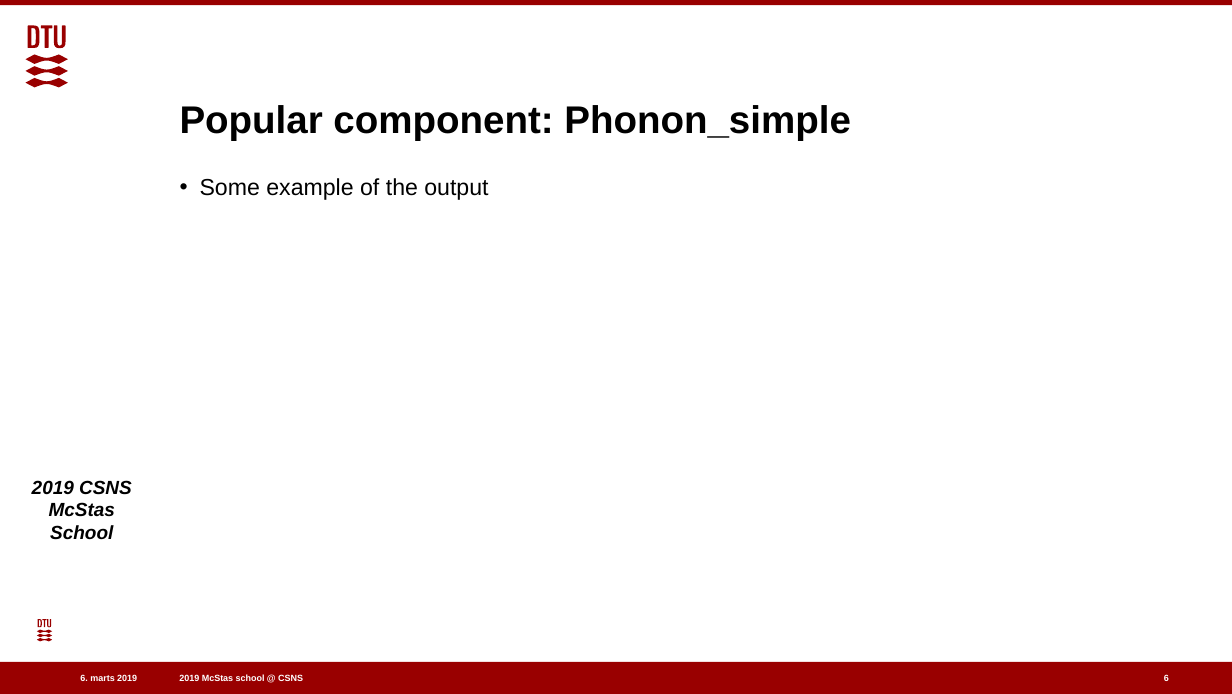
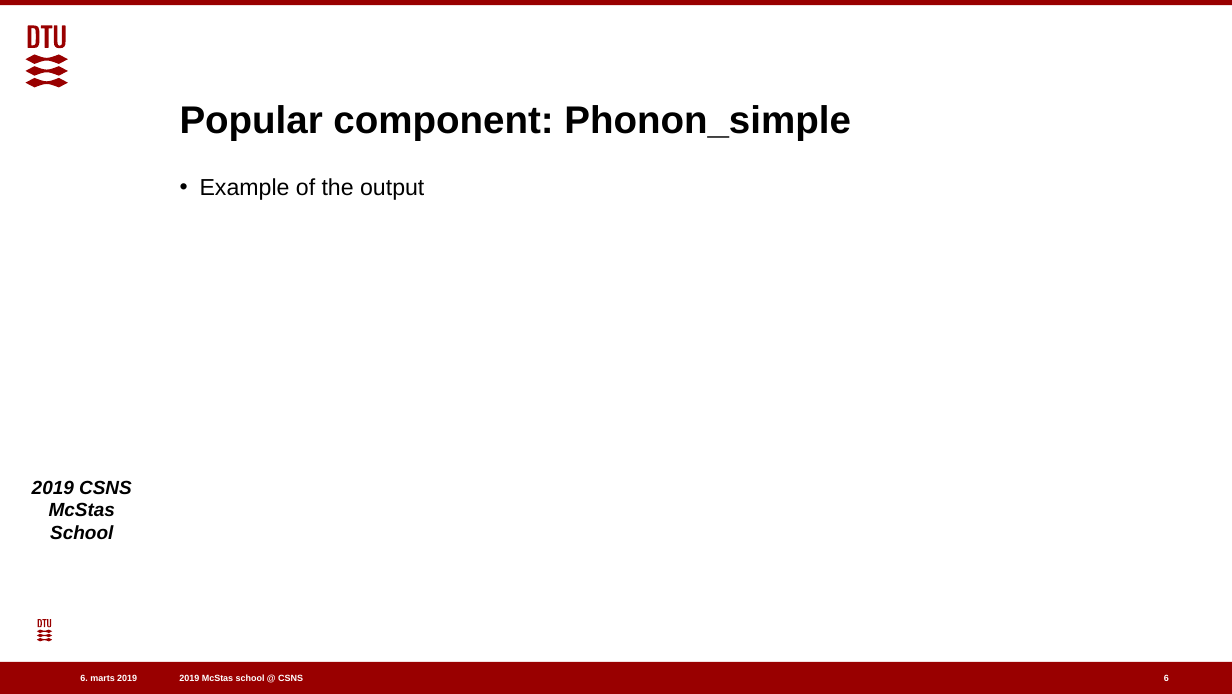
Before and after one commit to eddymaoui/Schools, a slide deck: slide 6 of CSNS_March_2019/4_Thursday_March_28th/5_inelastic_scattering/inelastic_scattering.pptx. Drawn at 1232x694 pixels with LibreOffice and Linux fonts; fonts in the diff are those of the drawing; background and template pictures are left out. Boxes give left, top, right and bottom in pixels: in the first picture for what was removed or moved away, otherwise in the second. Text is boxed around its words. In the diff, an @@ line names an element or a change of style, - is before the commit and + after.

```diff
--- a/CSNS_March_2019/4_Thursday_March_28th/5_inelastic_scattering/inelastic_scattering.pptx
+++ b/CSNS_March_2019/4_Thursday_March_28th/5_inelastic_scattering/inelastic_scattering.pptx
@@ text at [200, 178, 424, 200]: text changed @@
-• Some example of the output
+• Example of the output
```
Also in this commit, not shown: 3 other slides changed, 3 other files.
